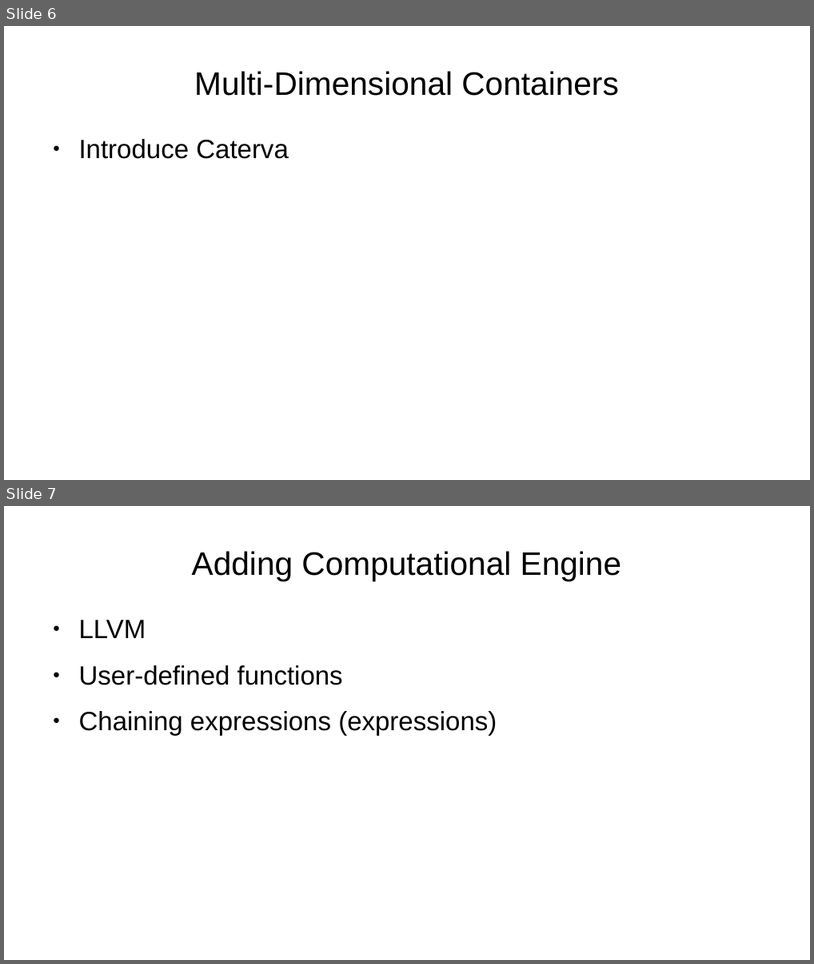
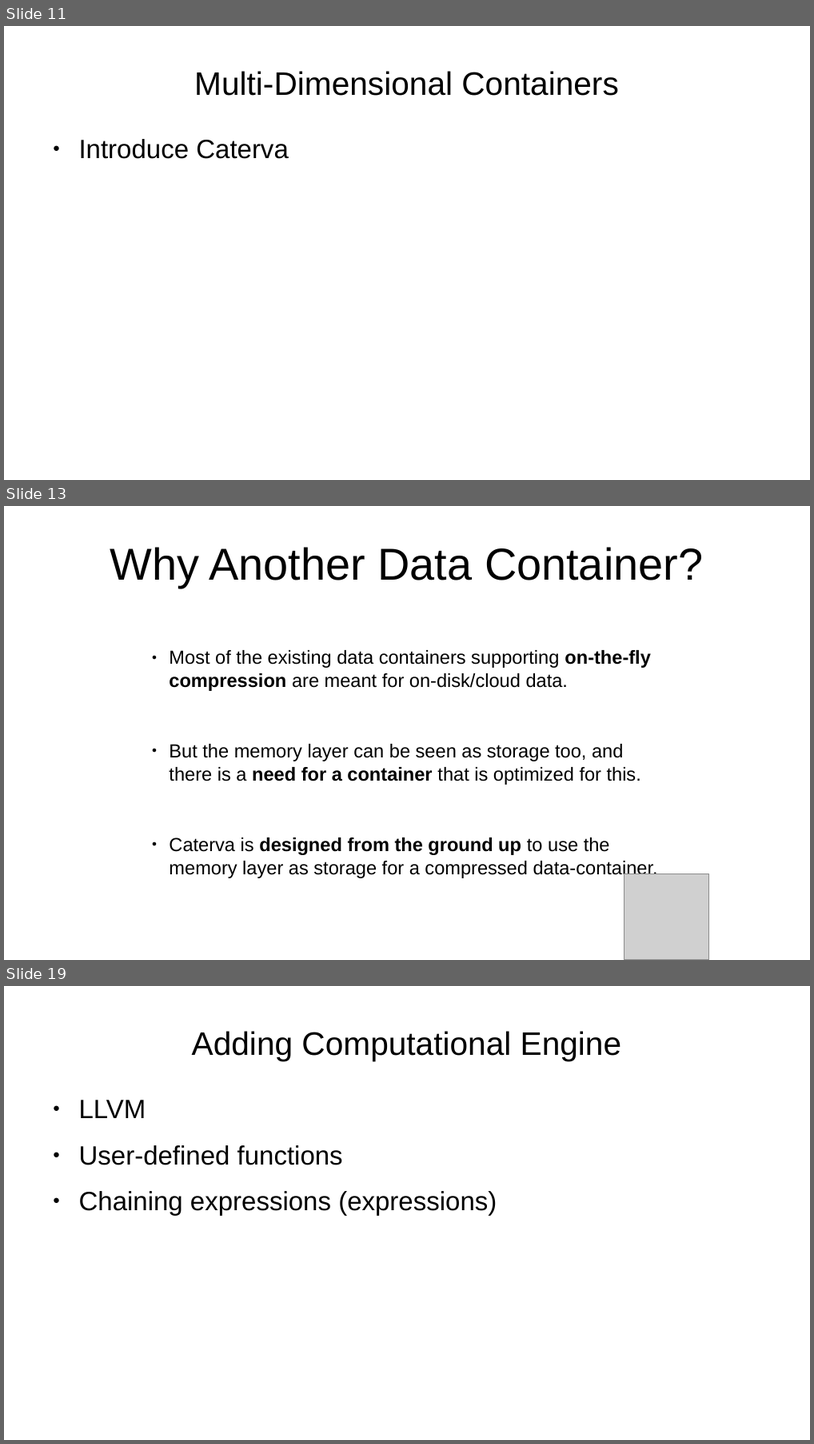
Before and after one commit to inaos/iron-array, a slide deck: decks/pyDataNyc2019.odp. Shown one above the other, each under a label of ours: slides 6 and 7 before the commit, slides 11, 13 and 19 after it; the slides between them are not shown. The pictures are 814x964 and 814x1444 pixels, drawn with LibreOffice and Linux fonts; fonts in the diff are those of the drawing; grey boxes stand for pictures. Boxes give left, top, right and bottom in pixels: in the first picture for what was removed or moved away, otherwise in the second. Text is boxed around its words. In the diff, an @@ line names an element or a change of style, - is before the commit and + after.

Commit message:
adding blosc and caterva slides

```diff
--- a/decks/pyDataNyc2019.odp
+++ b/decks/pyDataNyc2019.odp
@@ slide 13 added at (4,506,810,960), background #FFFFFF @@
@@ title added at (110,547,703,588), 44 pt, text #000000 @@
+Why Another Data Container?
@@ text added at (169,650,658,878), 18.6 pt, text #000000 @@
+● Most of the existing data containers supporting on-the-fly compression are meant for on-disk/cloud data.
+● But the memory layer can be seen as storage too, and there is a need for a container that is optimized for this.
+● Caterva is designed from the ground up to use the memory layer as storage for a compressed data-container.
@@ picture added at (625,873,710,960) @@
@@ what was slide 6 is now slide 11 @@
@@ what was slide 7 is now slide 19 @@
```
Also in this commit, not shown: 11 other slides added.
